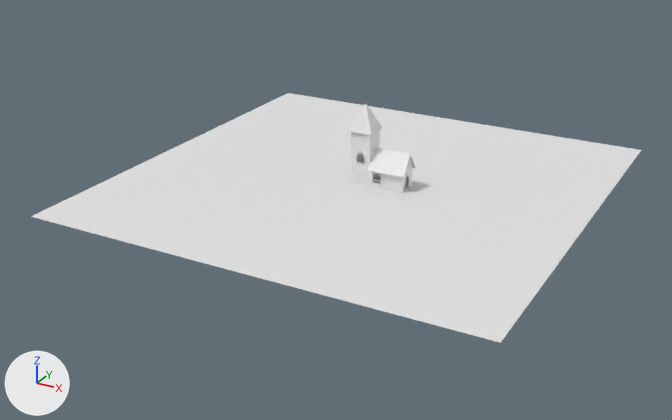
One commit to the Blender file Assets/Scenes/Church LOD_B.blend: the scene before it, then after it.
Before and after are seen from a camera (50 mm lens) standing at (77.1, -171.7, 77.2) and looking at (-12.4, -9.0, -4.1). Lighting does not change. The marker at lower left points along +X, +Y and +Z. Materials are left out; every surface is plain grey.

The scene before the commit, as lines of its bpy script (objects in view):
```python
me_plane = bpy.data.meshes.new('Plane')
me_plane.from_pydata([(-0.2, -0.2, 0.0), (0.2, -0.2, 0.0), (-0.2, 0.2, 0.0), (0.2, 0.2, 0.0)], [], [(0, 1, 3, 2)])
me_plane_001 = bpy.data.meshes.new('Plane.001')
me_plane_001.from_pydata(...)  # 26 vertices, 15 faces; spans x -2.3..2.0, y -3.18..0.0, z -8.0..0.6
me_plane_002 = bpy.data.meshes.new('Plane.002')
me_plane_002.from_pydata(...)  # 14 vertices, 16 faces; spans x -2.8..2.8, y -2.8..2.8, z 0.0..6.0
ob_ground_plane = bpy.data.objects.new('Ground Plane', me_plane)
ob_ground_plane.location = (-10.6, 0.0, 0.0)
ob_ground_plane.scale = (250.0, 250.0, 66.1)
ob_roof_main = bpy.data.objects.new('Roof Main', me_plane_001)
ob_roof_main.location = (0.2, 0.0, 6.0)
ob_roof_main.rotation_euler = (0.0, 1.571, 0.0)  # degrees (0, 90, 0)
_m = ob_roof_main.modifiers.new('Mirror', 'MIRROR')
_m.use_axis = (False, True, False)
ob_roof_tower = bpy.data.objects.new('Roof Tower', me_plane_002)
ob_roof_tower.location = (-10.0, 0.0, 12.0)
```
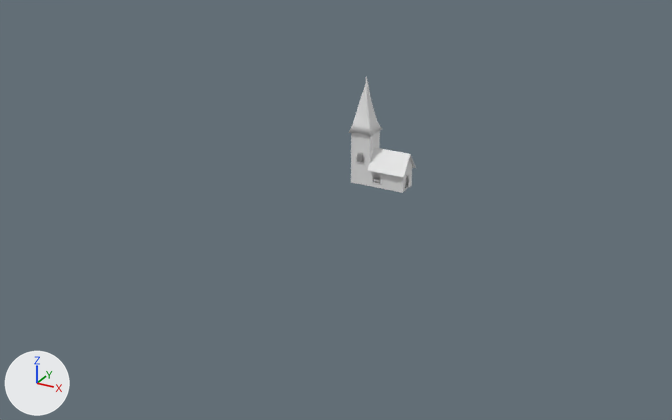
Commit message: - roof modified

The edits, one by one:
me_plane_002 is used by ob_roof_tower; location (-10.0, 0.0, 12.0).
me_plane_002 had 14 vertices, 16 faces and spanned x -2.8..2.8, y -2.8..2.8, z 0.0..6.0.
me_plane_002 now has 486 vertices, 518 faces and spans x -2.8..2.8, y -2.8..2.79, z -0.4..11.7.
me_plane_002 part 1: 14 vertices removed from x -2.8..2.8, y -2.8..2.8, z 0.0..6.0; 486 vertices added at x -2.8..2.8, y -2.8..2.79, z -0.4..11.7.
me_plane_002 part 2: the surface is now shaded smooth.
me_plane_001 is used by ob_roof_main; location (0.2, 0.0, 6.0); rotation (0.0, 1.571, 0.0), in degrees (0, 90, 0).
me_plane_001 had 26 vertices, 15 faces and spanned x -2.3..2.0, y -3.18..0.0, z -8.0..0.6.
me_plane_001 now has 37 vertices, 30 faces and spans x -2.3..2.0, y -3.18..3.18, z -8.0..0.6.
Part 3, on me_plane_001:
2 vertices are removed from x 1.8..2.0, y -2.85..-2.0, z -0.2.
3 faces are deleted.
13 vertices are added at x 1.8..2.0, y 2.0..3.18, z -8.0..0.6.
18 new faces join them.
Object 'Ground Plane' (ob_ground_plane) is now hidden.

What differs and where, as boxes [x1, y1, x2, y2] in the pictures (672 x 420 px):
'Ground Plane', hidden: before [31, 93, 641, 343]
'Roof Tower', reshaped (91% taller): before [349, 104, 383, 135]; after [349, 77, 382, 137]
part 1 of me_plane_002, built on: before [349, 104, 383, 135]; after [349, 77, 382, 137]
part 3 of me_plane_001, built on: after [407, 154, 416, 172]
